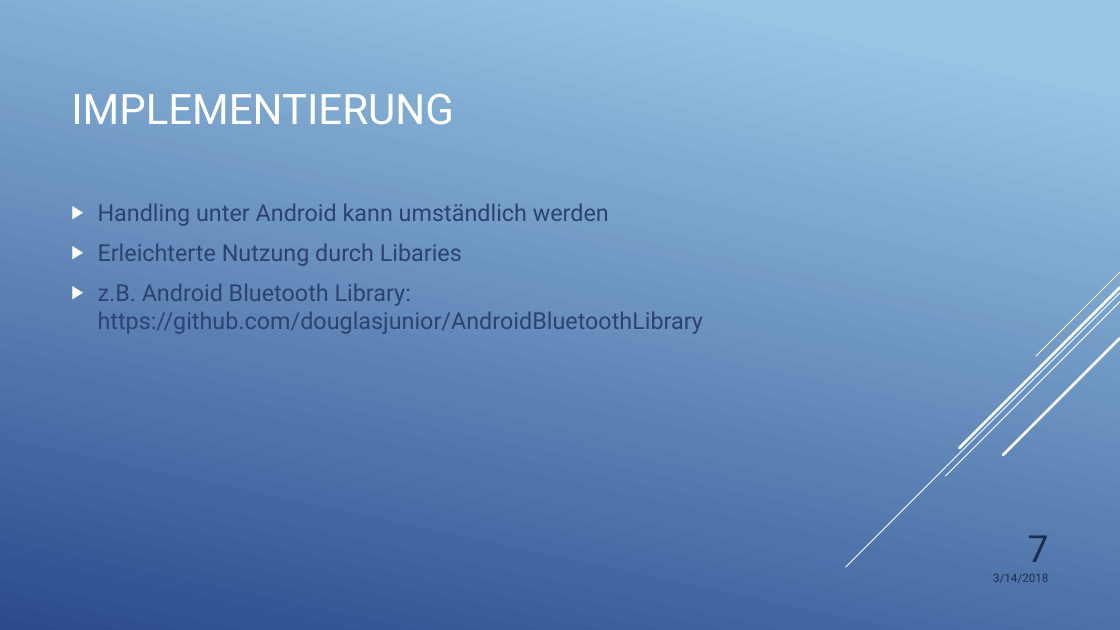
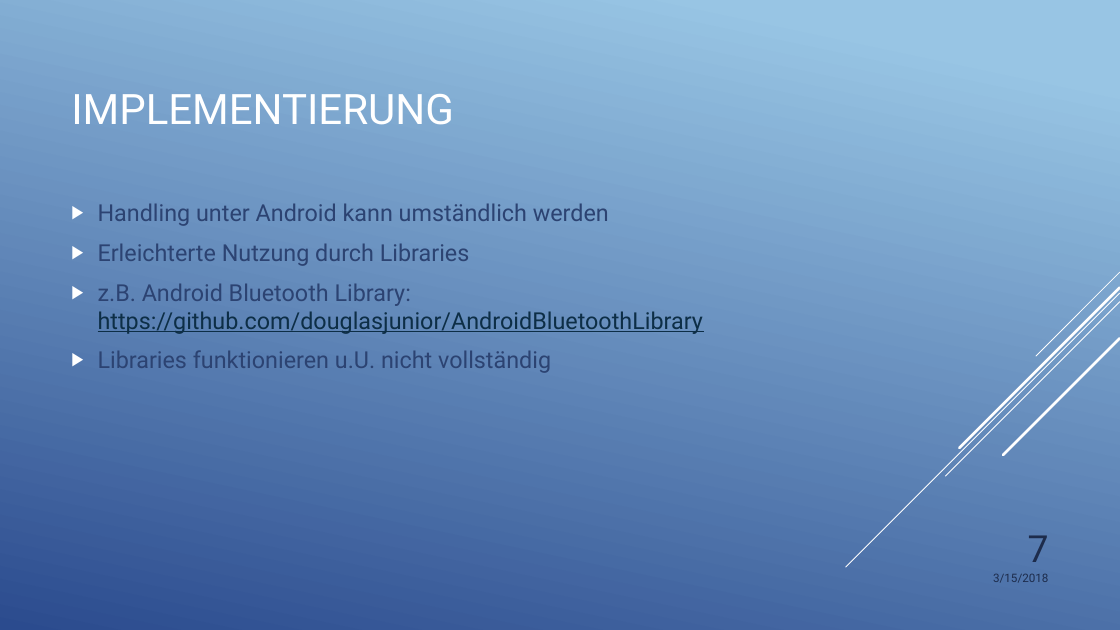
Before and after one commit to SteffenEckardt/blauzahn, a slide deck: slide 7 of Bluetooth.pptx. Drawn at 1120x630 pixels with LibreOffice and Linux fonts; fonts in the diff are those of the drawing. Boxes give left, top, right and bottom in pixels: in the first picture for what was removed or moved away, otherwise in the second. Text is boxed around its words. In the diff, an @@ line names an element or a change of style, - is before the commit and + after.

```diff
--- a/Bluetooth.pptx
+++ b/Bluetooth.pptx
@@ text at box(98, 244, 470, 266): text changed @@
-▶ Erleichterte Nutzung durch Libaries
+▶ Erleichterte Nutzung durch Libraries
@@ text at box(98, 284, 703, 334): text colour #2C4372 to #0D2E46, underline on in "https://github.com/douglasjunior/AndroidBluetoothLibrary" @@
@@ text at box(98, 350, 551, 373): paragraph added @@
+▶ Libraries funktionieren u.U. nicht vollständig
@@ text at box(993, 574, 1048, 583): text changed @@
-3/14/2018
+3/15/2018
```
Also in this commit, not shown: 10 other slides changed, 1 other file.
